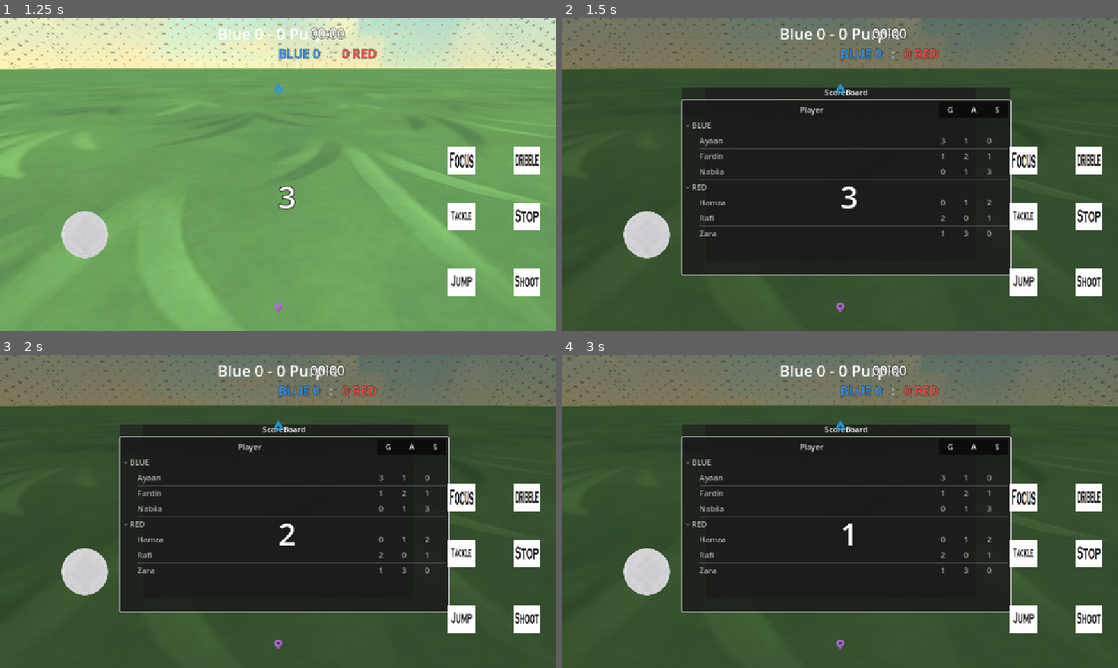
Above: before the commit, frames 1-4 (two rows, left to right).
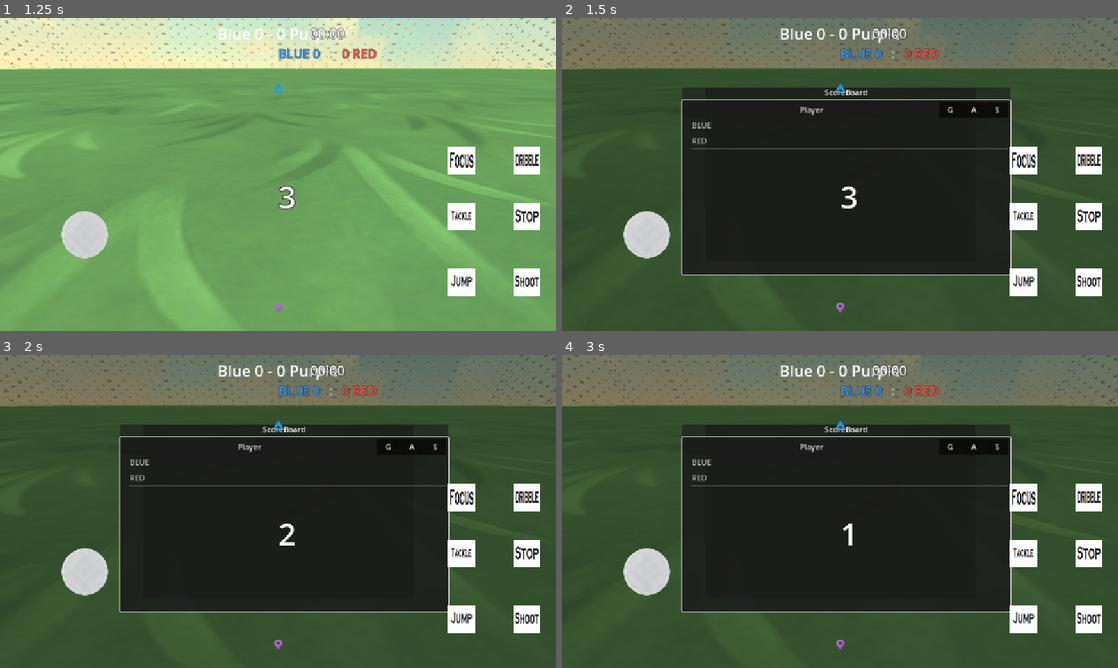
Above: after the commit, the same moments.

Repository: Faisal9777/power-soccer
Game: Godot game, scene res://title_screen.tscn
The game is run twice, just before and just after one commit, with the same random seed, the same clock (stepped at 60 frames per second) and the same inputs.
Inputs (mouse positions are in pixels of both pictures, inside the frame that each line leads up to):
- Up to frame 1 (1.25 s): click "Test" at 0.5 s
- Up to frame 2 (1.5 s): tap Enter (ui_accept) at 1.25 s; move the mouse to (867, 174) at 1.27 s; hold W (move_forward) from 1.28 s (still down); hold Tab (scoreboard) from 1.28 s (still down); click (867, 174) at 1.42 s
- Up to frame 3 (2 s): keep holding W (move_forward); keep holding Tab (scoreboard); tap Space (jump) at 1.52 s
- Up to frame 4 (3 s): keep holding W (move_forward); tap Enter (ui_accept) at 2 s; move the mouse to (812, 511) at 2.02 s; release Tab (scoreboard) at 2.03 s; tap E (dribble) at 2.1 s; click (812, 511) at 2.17 s; tap Space (jump) at 2.27 s; tap Tab (scoreboard) at 2.3 s; move the mouse to (851, 505) at 2.77 s; hold Tab (scoreboard) from 2.78 s (still down); tap H (host_key) at 2.85 s; click (851, 505) at 2.92 s

Frame 1 is identical in both runs. In frame 2, 0.9% of the frame differs, in the area x 22-81%, y 34-70%; in frame 3, 0.9%; in frame 4, 0.9%.

Commit message:
implemented score overview and fixed bugs with countdown labels and showing goals or end when each action occurs

Diff:
--- a/Player.tscn
+++ b/Player.tscn
@@ -1,6 +1,6 @@
 [gd_scene load_steps=8 format=3 uid="uid://dv5l1qjf5gwfn"]
 
-[ext_resource type="Script" uid="uid://cksqhyeog75s7" path="res://scripts/player.gd" id="1_xhfnw"]
+[ext_resource type="Script" uid="uid://cksqhyeog75s7" path="res://scripts/Player.gd" id="1_xhfnw"]
 
 [sub_resource type="CapsuleMesh" id="CapsuleMesh_2vmtx"]
 radius = 1.0
--- a/scripts/GameState.gd
+++ b/scripts/GameState.gd
@@ -8,7 +8,7 @@
 # { peer_id: { "name": String, "ready": bool, "team": int(Team) } }
 var roster: Dictionary = {}
 var pending_spawn_ids: Array[int] = []
-var match_len_sec = 600
+var match_len_sec = 180
 var goal_limit = 50
 # --- tie-alternation state ---
 var _next_on_tie: int = Team.BLUE
--- a/scripts/GoalTrigger.gd
+++ b/scripts/GoalTrigger.gd
@@ -37,7 +37,7 @@
 		if goal_forward.dot(vel) <= 0.0:
 			return  # ball is moving out of the goal; ignore
 
-	_score()
+	#_score()
 
 func _score() -> void:
 	_locked = true
--- a/scripts/game.gd
+++ b/scripts/game.gd
@@ -4,6 +4,8 @@
 signal hud_update(score_blue:int, score_red:int, time_left:float, phase:String)
 signal match_ended(winner:int) # -1 draw, 0 blue, 1 red
 # Injected from Lobby/World before/after _ready:
+@export var win_scene_path: String = "res://WinScene.tscn"
+@export var lose_scene_path: String = "res://DefeatScene.tscn"
 
 
 @onready var _blue_zone: Area3D = get_node("Teams/TeamBlue/Goal_A/ScoreZone")
@@ -28,7 +30,8 @@
 var time_left_ms: int = 0    # <— this is the ONLY thing we sync
 var blue_score: int = 0           # NEW: server writes, clients read
 var red_score: int = 0
-
+var can_process := true;
+var scene_path_to_load := ""
 # ---------- UI ----------
 var _ui_layer: CanvasLayer
 var _hud_layer: CanvasLayer
@@ -68,6 +71,42 @@
 	spawns_red   = red
 	ball_spawn   = ball_sp
 	ball_scene  = scene
+
+func get_stats_in_array() -> Array[Dictionary]:
+	print("_game: ", _game)
+	var stats: Array[Dictionary] = []
+
+	for k in GameState.roster.keys():
+		var pid: int = int(k)
+		var e := _game[k] as Dictionary
+
+		# name: prefer _game entry; fall back to GameState.roster
+		var name_val: String = ""
+		if e.has("name"):
+			name_val = String(e["name"])
+		else:
+			name_val = String(GameState.roster.get(pid, {}).get("name", ""))
+
+		# team: derive from your helper
+		var team_val := GameState.Team.BLUE
+		if not GameState.is_blue(pid):
+			team_val = GameState.Team.RED
+
+		# build one row
+		var row: Dictionary = {
+			"id": k,
+			"name": name_val,
+			"team": team_val,
+			"goals": int(e.get("goals", 0)),
+			"assists": int(e.get("assists", 0)),
+			"saves": int(e.get("saves", 0)),  # default to 0 if you don't track it
+		}
+		stats.append(row)
+
+	# (Optional) stable ordering by id
+	stats.sort_custom(func(a, b): return int(a["id"]) < int(b["id"]))
+	print("stats: ", stats)
+	return stats
 
 func _start_clock_server() -> void:
 	var now := Time.get_ticks_msec()
@@ -207,12 +246,16 @@
 	var p_red  := NodePath(".:red_score")
 	var p_cd := NodePath(".:countdown_ms")
 	var p_ps := NodePath(".:is_paused")
+	var p_process := NodePath(".:can_process")
+	var p_end_scene := NodePath(".:scene_path_to_load")
 
 	cfg.add_property(p_time)
 	cfg.add_property(p_blue)
 	cfg.add_property(p_red)
 	cfg.add_property(p_cd)
 	cfg.add_property(p_ps)
+	cfg.add_property(p_process)
+	cfg.add_property(p_end_scene)
 
 	# Time updates every frame -> ALWAYS (unreliable, frequent)
 	cfg.property_set_replication_mode(p_time, SceneReplicationConfig.REPLICATION_MODE_ALWAYS)
@@ -221,6 +264,8 @@
 	cfg.property_set_replication_mode(p_red,  SceneReplicationConfig.REPLICATION_MODE_ON_CHANGE)
 	cfg.property_set_replication_mode(p_cd,    SceneReplicationConfig.REPLICATION_MODE_ALWAYS)     # 3s, smooth
 	cfg.property_set_replication_mode(p_ps,    SceneReplicationConfig.REPLICATION_MODE_ALWAYS)     # 3s, smooth
+	cfg.property_set_replication_mode(p_process,    SceneReplicationConfig.REPLICATION_MODE_ALWAYS)
+	cfg.property_set_replication_mode(p_end_scene,    SceneReplicationConfig.REPLICATION_MODE_ALWAYS)
 	sync.replication_config = cfg
 	sync.replication_interval = 0.0   # send time every multiplayer tick
 
@@ -243,8 +288,8 @@
 
 func _update_countdown_ui(ms:int) -> void:
 	if ms > 0:
-		var s := int(ceil(ms / 1000.0))
-		_countdown_label.text = str(s)     # "3", "2", "1"
+		#var s := int(ceil(ms / 1000.0))
+		_countdown_label.text = str(ms)     # "3", "2", "1"
 		_countdown_label.show()
 
 	elif ms == 0:
@@ -256,24 +301,13 @@
 
 
 
+
 func _ready() -> void:
 
 	_build_hud_ui()
 	# 1) Create synchronizer as a child (now it has a valid multiplayer & tree)
 	_install_synchronizer()
-	#var sync := MultiplayerSynchronizer.new()
-	#sync.name = "MultiplayerSynchronizer"
-	#add_child(sync)                  # root_path defaults to ".." (the parent = this Game node)
-#
-	## 2) Replicate the single property with the new mode API
-	#var cfg := SceneReplicationConfig.new()
-	#var prop := NodePath(".:time_left_ms")    # property on the node at root_path
-	#cfg.add_property(prop)
-	#cfg.property_set_replication_mode(prop, SceneReplicationConfig.REPLICATION_MODE_ALWAYS)
-	#sync.replication_config = cfg
-#
-	## 3) Optional: send every network frame (keep 0.0); raise if you want to throttle
-	#sync.replication_interval = 0.0
+
 	set_multiplayer_authority(1)
 	if multiplayer.is_server():
 		 # server owns it (peer 1)
@@ -291,38 +325,23 @@
 	if is_instance_valid(_red_zone):
 		_red_zone.body_entered.connect(_on_score_zone_body_entered.bind("red_goal"))
 	_set_game()
-	# Spawn players according to roster
-	# Spawn ball at center
-	# Init clock
-	#time_left = float(match_config.get("duration_sec", 180.0))
-	#_set_phase("kickoff")
-	#_do_kickoff_positions()
-	## small countdown then start
-	#await _countdown_seconds(3)
-	#_set_phase("playing")
-
-func _process(delta: float) -> void:
-
-	if not is_paused:
-		if !IS_HOST: return
-		if phase in ["playing", "kickoff"]:
-			time_left = max(0.0, time_left - delta)
-			_emit_hud()
-			if time_left <= 0.0:
-				_end_match_if_needed()
+
 
 func _physics_process(delta: float) -> void:
-	if multiplayer.is_server():
-			_physics_process_server(delta)
-	if not is_paused:
-		# Everyone (server + clients) renders from replicated time_left_ms
-		_update_label(time_left_ms)
-
-	_update_countdown_ui(countdown_ms)
-	_update_score_label(blue_score, red_score)
+	if can_process:
+		if multiplayer.is_server():
+				_physics_process_server(delta)
+		if not is_paused:
+			# Everyone (server + clients) renders from replicated time_left_ms
+			_update_label(time_left_ms)
+
+		_update_countdown_ui(countdown_ms)
+		_update_score_label(blue_score, red_score)
 
 
 func _physics_process_server(delta: float) -> void:
+	if time_left_ms == 0:
+		_process_game_end()
 	if is_paused and countdown_ms == 0:
 		_start_game()
 	if not is_paused:
@@ -331,17 +350,10 @@
 			time_left_ms = max(0, _end_ms - now)  # this write replicates automatically
 			if time_left_ms == 0:
 				_on_time_up_server()
-	if countdown_ms != -1:
-		#var now := Time.get_ticks_msec()
-		#countdown_ms = max(0, _cd_ms - now)  # this write replicates automatically
+	if countdown_ms > -2:
 		var now := Time.get_ticks_msec()
 		var remaining := _cd_ms - now   # ms until countdown end
-		if remaining > 0:
-			countdown_ms = remaining
-		elif remaining > -1000:
-			countdown_ms = 0           # just hit 0: show GO! for up to 1s
-		else:
-			countdown_ms = -1          # after 1 more second: hide
+		countdown_ms = int(ceil(remaining / 1000.0))
 
 
 
@@ -398,10 +410,13 @@
 	var target_pos := ball_spawn.global_position
 	for k in GameState.roster.keys():
 		var pid := int(k)
-		var entry: Dictionary = _game.get_or_add(k, {}) as Dictionary        # create {} at key k if missing
-		entry["name"] = GameState.roster.get(k, {}).get("name", "")
-		entry["goals"] = 0
-		entry["assists"] = 0
+		# initialize only if missing
+		var entry := _game.get_or_add(pid, {
+			"name": String(GameState.roster.get(pid, {}).get("name","")),
+			"goals": 0,
+			"assists": 0,
+			"saves": 0,
+		}) as Dictionary
 		var p := get_node(GameState.roster[k]["player_path"]) as Node3D
 		#print("the player's id is: ", pid)
 		if p == null:
@@ -424,6 +439,26 @@
 		p.freeze(true)
 	_all_team_assinged_color = true
 
+func _process_game_end() -> void:
+	can_process = false
+	var blue_scene := ""
+	var red_scene := ""
+	if blue_score > red_score:
+		blue_scene = win_scene_path
+		red_scene = lose_scene_path
+	else:
+		blue_scene = lose_scene_path
+		red_scene = win_scene_path
+	for k in GameState.roster.keys():
+		var p := get_node(GameState.roster[k]["player_path"]) as Node3D
+		p.freeze(true)
+		var pid = int(k)
+		if GameState.is_blue(pid):
+			rpc_id(pid, "_cl_end_match", "End!", 3.0, blue_scene)
+		else:
+			rpc_id(pid, "_cl_end_match", "End!", 3.0, red_scene)
+
+
 @rpc("authority", "reliable", "call_local")
 func _cl_set_team_id(p_path: NodePath, is_blue : bool) -> void:
 	var p := get_node(p_path)
@@ -495,75 +530,12 @@
 	# Optional: make sure it actually stops this frame
 	ball.sleeping = true
 
-func _do_kickoff_positions() -> void:
-	# Center ball; move all players to their nearest team spawn (or a formation)
-	_spawn_ball_at(ball_spawn.global_transform.origin)
-	for p in players_root.get_children():
-		if !("team" in p): continue
-		var team := int(p.team)
-		var idx  : int = p.get("team_index") if p.has_method("get") else 0
-		var spawn := _pick_spawn(team, idx, idx)
-		p.call("freeze_input", true)
-		p.global_transform.origin = spawn.global_transform.origin
-		p.call_deferred("reset_state")
-
-func _set_phase(ph: String) -> void:
-	phase = ph
-	_emit_hud()
-	if IS_HOST:
-		rpc("_rpc_set_phase", phase, time_left, score_blue, score_red)
-
-@rpc("any_peer", "call_local")
-func _rpc_set_phase(ph: String, t: float, sb: int, sr: int) -> void:
-	phase = ph; time_left = t; score_blue = sb; score_red = sr
-	_emit_hud()
-
-func _emit_hud() -> void:
-	emit_signal("hud_update", score_blue, score_red, time_left, phase)
-
-func _on_goal_scored(scoring_team:int) -> void:
-	if !IS_HOST or phase == "ended": return
-	# Update scores
-	if scoring_team == GameState.Team.BLUE: score_blue += 1
-	else: score_red += 1
-	_set_phase("goal_freeze")
-
-	# Freeze briefly, then respawn & kickoff
-	_freeze_all_players(true)
-	await _countdown_seconds(2)
-
-	# Decide respawn layout: ball center, both teams to their half spawns
-	_do_kickoff_positions()
-	await _countdown_seconds(2)
-
-	# Win check (goal limit)
-	var limit := int(match_config.get("goal_limit", 0))
-	if limit > 0 and (score_blue >= limit or score_red >= limit):
-		_end_match_if_needed()
-	else:
-		_freeze_all_players(false)
-		_set_phase("playing")
 
 func _freeze_all_players(v: bool) -> void:
 	for p in players_root.get_children():
 		if p.has_method("freeze_input"):
 			p.call("freeze_input", v)
 
-func _end_match_if_needed() -> void:
-	if phase == "ended": return
-	_set_phase("ended")
-	var winner := -1
-	if score_blue > score_red: winner = GameState.Team.BLUE
-	elif score_red > score_blue: winner = GameState.Team.RED
-	emit_signal("match_ended", winner)
-	if IS_HOST:
-		rpc("_rpc_goto_victory", winner, score_blue, score_red)
-
-@rpc("any_peer", "call_local")
-func _rpc_goto_victory(winner:int, sb:int, sr:int) -> void:
-	# Optionally stash result in GameState then change scene
-	GameState.last_result = {"winner": winner, "blue": sb, "red": sr}
-	get_tree().change_scene_to_file("res://Victory.tscn")
 
 func _countdown_seconds(s: float) -> Signal:
 	var t := get_tree().create_timer(s)
@@ -579,10 +551,16 @@
 	if which_goal == "blue_goal":
 		scoring_team = "blue"
 	_add_point(scoring_team, ball)
+	# Wait 3 seconds, then reset
+	# Show "Goal!" on every client (server does NOT run it)
+	var secs := 3
+	rpc("_cl_handle_goal_outcome", "Goal!", secs)
+	# server waits locally; this does not block clients
+	await get_tree().create_timer(secs).timeout
 	_set_game()
-	#_announce_goal(scoring_team, which_goal)
-	#_reset_after_goal()
 	_goal_lock = false
+
+
 func _add_point(scoring_team: String, ball : Node3D) -> void:
 	var goal_player = ball.get_player(0)
 	var assist_player = ball.get_player(1)
@@ -596,6 +574,31 @@
 		blue_score += 1
 	else:
 		red_score += 1
+	print("_game after goal is scored: ", _game)
+
+@rpc("authority", "reliable", "call_local")
+func _cl_handle_goal_outcome(text: String, seconds: float) -> void:
+	await _show_banner_for(text, seconds)
+
+func _show_banner_for(text: String, seconds: float) -> void:
+	if _countdown_label == null:  # or is_instance_valid(_countdown_label)
+		return
+	_countdown_label.text = text
+	_countdown_label.show()
+	var t := get_tree().create_timer(seconds)  # local, per-client
+	await t.timeout
+	_countdown_label.hide()
+
+
+
+# On the same node (path) on all peers:
+@rpc("authority", "reliable", "call_local")  # server calls; clients execute
+func _cl_end_match(text: String, seconds: float, scene_path_to_load: String) -> void:
+	await _show_banner_for(text, seconds)
+	Input.set_mouse_mode(Input.MOUSE_MODE_VISIBLE)
+	get_tree().change_scene_to_file(scene_path_to_load)
+
+
 
 	#print("the player with id ", goal_player,
 	  #" goaled who belongs to ", scoring_team,
--- a/scripts/scoreboard_scene.gd
+++ b/scripts/scoreboard_scene.gd
@@ -40,6 +40,7 @@
 # -------- Public API: call later with real data --------
 # snapshot = [{id, name, team (0/1), goals, assists, saves}, ...]
 func set_stats(snapshot: Array) -> void:
+
 	_tree.clear()
 	var root := _tree.create_item()
 
--- a/scripts/world.gd
+++ b/scripts/world.gd
@@ -17,7 +17,7 @@
 @onready var joystick: Node = get_node(joystick_path)
 # Keep a typed map of peer-id -> Player node
 var _players: Dictionary[int, CharacterBody3D] = {}    # { int: Node }
-
+var _game : Game
 # --- Pause dialog (created at runtime) ---
 var _pause_ui: Control
 var _gfx_ui: Control
@@ -207,6 +207,8 @@
 
 
 func _open_scoreboard() -> void:
+	var game_stats : Array[Dictionary] = _game.get_stats_in_array()
+	_scoreboard_instance.set_stats(game_stats)
 	if SCOREBOARD_PAUSES:
 		get_tree().paused = true
 		# keep mouse as-is (you’re only holding a key)
@@ -454,7 +456,7 @@
 			"roster":       GameState.roster,
 		}, blue_spawns, red_spawns, ball_spawn, ball_scene)
 
-
+	_game = game
 	add_child(game)
 
 func _create_ball_server() -> void:
